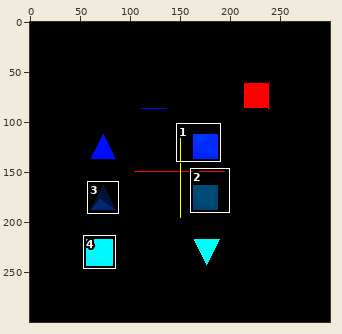
Sprite sheet: Baseline/EnSight.png. Above: a wide view before the commit, with the close-up outlined.
Close-up. Old version:
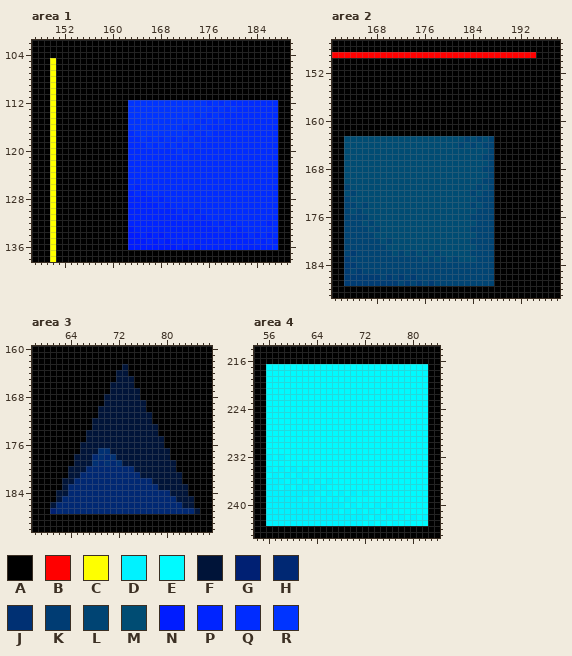
The file is 300x300 pixels. Colours within 5 levels of each other are drawn and written as one. Shown: area 1: x 147..189, y 102..138; area 2: x 161..198, y 147..189; area 3: x 58..87, y 160..190; area 4: x 54..84, y 214..245. The commit also changed other parts of the picture, which this record leaves out.
Palette (. is transparent): A #000000  B #ff0000  C #feff00  D #00f2ff  E #00faff  F #001439  G #002073  H #002873  J #003073  K #003c73  L #004473  M #004c73  N #001cff  P #0024ff  Q #002cff  R #0034ff
Once edited:
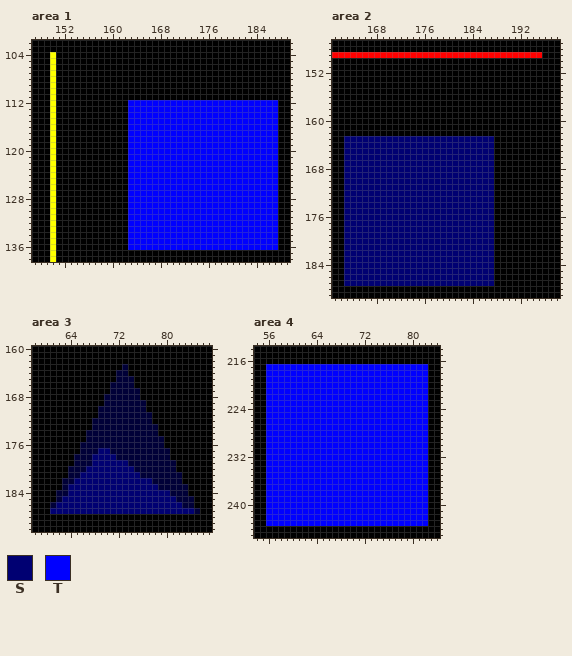
Colours new in this view: S #000072  T #0000ff
From old to new:
colour F: #001439 -> #000038
Changed rows in their new state; - is a pixel that keeps its letter.
Area 1:
first column x 150:
104 C
first column x 163:
112 TTTTTTTTTTTTTTTTTTTTTTTTT
113 TTTTTTTTTTTTTTTTTTTTTTTTT
114 TTTTTTTTTTTTTTTTTTTTTTTTT
115 TTTTTTTTTTTTTTTTTTTTTTTTT
116 TTTTTTTTTTTTTTTTTTTTTTTTT
117 TTTTTTTTTTTTTTTTTTTTTTTTT
118 TTTTTTTTTTTTTTTTTTTTTTTTT
119 TTTTTTTTTTTTTTTTTTTTTTTTT
120 TTTTTTTTTTTTTTTTTTTTTTTTT
121 TTTTTTTTTTTTTTTTTTTTTTTTT
122 TTTTTTTTTTTTTTTTTTTTTTTTT
123 TTTTTTTTTTTTTTTTTTTTTTTTT
124 TTTTTTTTTTTTTTTTTTTTTTTTT
125 TTTTTTTTTTTTTTTTTTTTTTTTT
126 TTTTTTTTTTTTTTTTTTTTTTTTT
127 TTTTTTTTTTTTTTTTTTTTTTTTT
128 TTTTTTTTTTTTTTTTTTTTTTTTT
129 TTTTTTTTTTTTTTTTTTTTTTTTT
130 TTTTTTTTTTTTTTTTTTTTTTTTT
131 TTTTTTTTTTTTTTTTTTTTTTTTT
132 TTTTTTTTTTTTTTTTTTTTTTTTT
133 TTTTTTTTTTTTTTTTTTTTTTTTT
134 TTTTTTTTTTTTTTTTTTTTTTTTT
135 TTTTTTTTTTTTTTTTTTTTTTTTT
136 TTTTTTTTTTTTTTTTTTTTTTTTT
Area 2:
first column x 195:
149 B
first column x 163:
163 SSSSSSSSSSSSSSSSSSSSSSSSS
164 SSSSSSSSSSSSSSSSSSSSSSSSS
165 SSSSSSSSSSSSSSSSSSSSSSSSS
166 SSSSSSSSSSSSSSSSSSSSSSSSS
167 SSSSSSSSSSSSSSSSSSSSSSSSS
168 SSSSSSSSSSSSSSSSSSSSSSSSS
169 SSSSSSSSSSSSSSSSSSSSSSSSS
170 SSSSSSSSSSSSSSSSSSSSSSSSS
171 SSSSSSSSSSSSSSSSSSSSSSSSS
172 SSSSSSSSSSSSSSSSSSSSSSSSS
173 SSSSSSSSSSSSSSSSSSSSSSSSS
174 SSSSSSSSSSSSSSSSSSSSSSSSS
175 SSSSSSSSSSSSSSSSSSSSSSSSS
176 SSSSSSSSSSSSSSSSSSSSSSSSS
177 SSSSSSSSSSSSSSSSSSSSSSSSS
178 SSSSSSSSSSSSSSSSSSSSSSSSS
179 SSSSSSSSSSSSSSSSSSSSSSSSS
180 SSSSSSSSSSSSSSSSSSSSSSSSS
181 SSSSSSSSSSSSSSSSSSSSSSSSS
182 SSSSSSSSSSSSSSSSSSSSSSSSS
183 SSSSSSSSSSSSSSSSSSSSSSSSS
184 SSSSSSSSSSSSSSSSSSSSSSSSS
185 SSSSSSSSSSSSSSSSSSSSSSSSS
186 SSSSSSSSSSSSSSSSSSSSSSSSS
187 SSSSSSSSSSSSSSSSSSSSSSSSS
Area 3:
first column x 61:
177 --------SS--------------
178 -------SSSS-------------
179 -------SSSSSS-----------
180 ------SSSSSSSS----------
181 -----SSSSSSSSSS---------
182 ----SSSSSSSSSSSSS-------
183 ---SSSSSSSSSSSSSSS------
184 ---SSSSSSSSSSSSSSSSS----
185 --SSSSSSSSSSSSSSSSSSS---
186 -SSSSSSSSSSSSSSSSSSSSS--
187 SSSSSSSSSSSSSSSSSSSSSSSS
Area 4:
first column x 56:
217 TTTTTTTTTTTTTTTTTTTTTTTTTTT
218 TTTTTTTTTTTTTTTTTTTTTTTTTTT
219 TTTTTTTTTTTTTTTTTTTTTTTTTTT
220 TTTTTTTTTTTTTTTTTTTTTTTTTTT
221 TTTTTTTTTTTTTTTTTTTTTTTTTTT
222 TTTTTTTTTTTTTTTTTTTTTTTTTTT
223 TTTTTTTTTTTTTTTTTTTTTTTTTTT
224 TTTTTTTTTTTTTTTTTTTTTTTTTTT
225 TTTTTTTTTTTTTTTTTTTTTTTTTTT
226 TTTTTTTTTTTTTTTTTTTTTTTTTTT
227 TTTTTTTTTTTTTTTTTTTTTTTTTTT
228 TTTTTTTTTTTTTTTTTTTTTTTTTTT
229 TTTTTTTTTTTTTTTTTTTTTTTTTTT
230 TTTTTTTTTTTTTTTTTTTTTTTTTTT
231 TTTTTTTTTTTTTTTTTTTTTTTTTTT
232 TTTTTTTTTTTTTTTTTTTTTTTTTTT
233 TTTTTTTTTTTTTTTTTTTTTTTTTTT
234 TTTTTTTTTTTTTTTTTTTTTTTTTTT
235 TTTTTTTTTTTTTTTTTTTTTTTTTTT
236 TTTTTTTTTTTTTTTTTTTTTTTTTTT
237 TTTTTTTTTTTTTTTTTTTTTTTTTTT
238 TTTTTTTTTTTTTTTTTTTTTTTTTTT
239 TTTTTTTTTTTTTTTTTTTTTTTTTTT
240 TTTTTTTTTTTTTTTTTTTTTTTTTTT
241 TTTTTTTTTTTTTTTTTTTTTTTTTTT
242 TTTTTTTTTTTTTTTTTTTTTTTTTTT
243 TTTTTTTTTTTTTTTTTTTTTTTTTTT
Boxes around the changes in both close-ups, in picture pixels (x1, y1, x2, y2):
changed: (50, 52, 56, 58)
changed: (128, 100, 278, 250)
changed: (536, 52, 542, 58)
changed: (344, 136, 494, 286)
changed: (50, 364, 200, 514)
changed: (266, 364, 428, 526)
